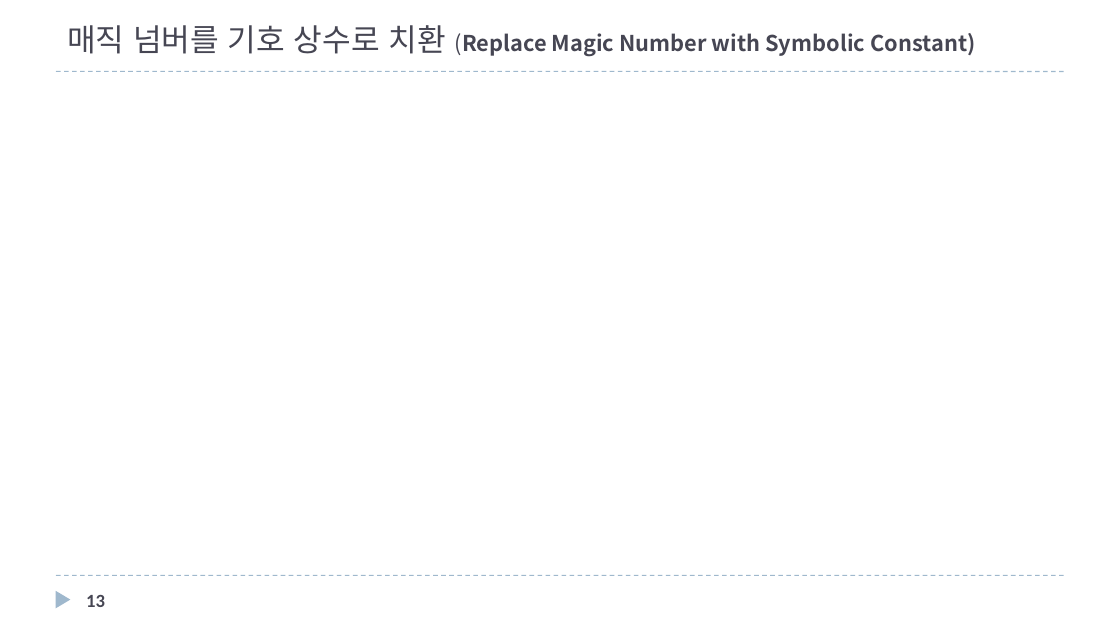
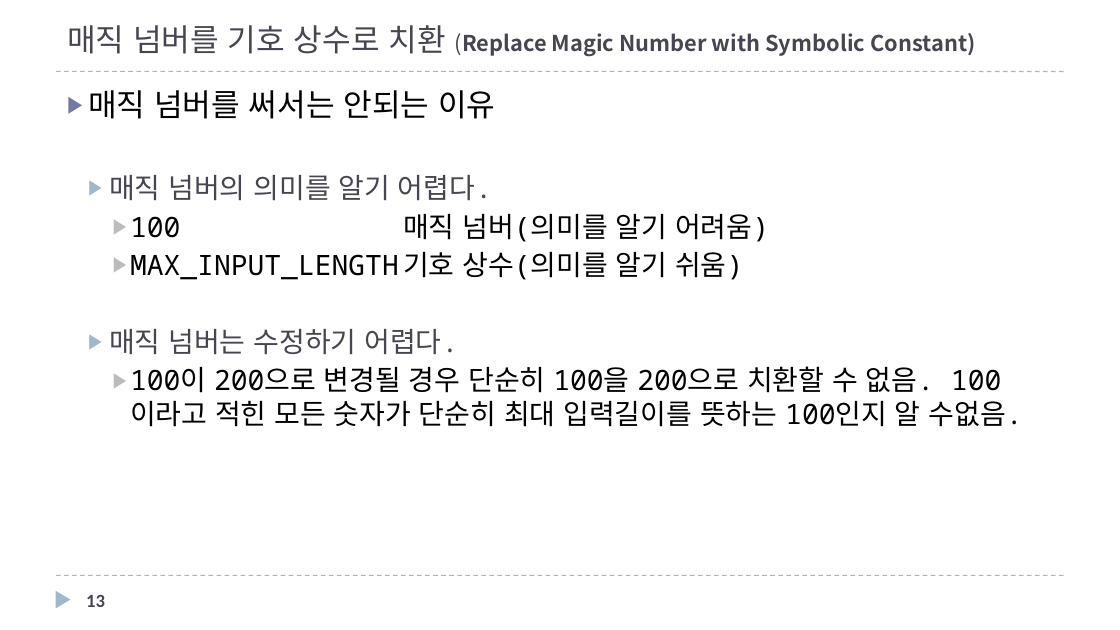
Before and after one commit to mkgungor/refactoring_java, a slide deck: slide 13 of ppt/자바로 배우는 리팩토링 입문.pptx. Drawn at 1120x630 pixels with LibreOffice and Linux fonts; fonts in the diff are those of the drawing. Boxes give left, top, right and bottom in pixels: in the first picture for what was removed or moved away, otherwise in the second. Text is boxed around its words. In the diff, an @@ line names an element or a change of style, - is before the commit and + after.

Commit message:
수정

```diff
--- a/ppt/자바로 배우는 리팩토링 입문.pptx
+++ b/ppt/자바로 배우는 리팩토링 입문.pptx
@@ text added at [88, 90, 1023, 427], 18 pt, text #000000 @@
+▶ 매직 넘버를 써서는 안되는 이유
+  ▶ 매직 넘버의 의미를 알기 어렵다.
+    ▶ 100 매직 넘버(의미를 알기 어려움)
+    ▶ MAX_INPUT_LENGTH 기호 상수(의미를 알기 쉬움)
+  ▶ 매직 넘버는 수정하기 어렵다.
+    ▶ 100이 200으로 변경될 경우 단순히 100을 200으로 치환할 수 없음. 100이라고 적힌 모든 숫자가 단순히 최대 입력길이를 뜻하는 100인지 알 수없음.
```
Also in this commit, not shown: 3 other slides changed, 1 slide added, 8 other files.
